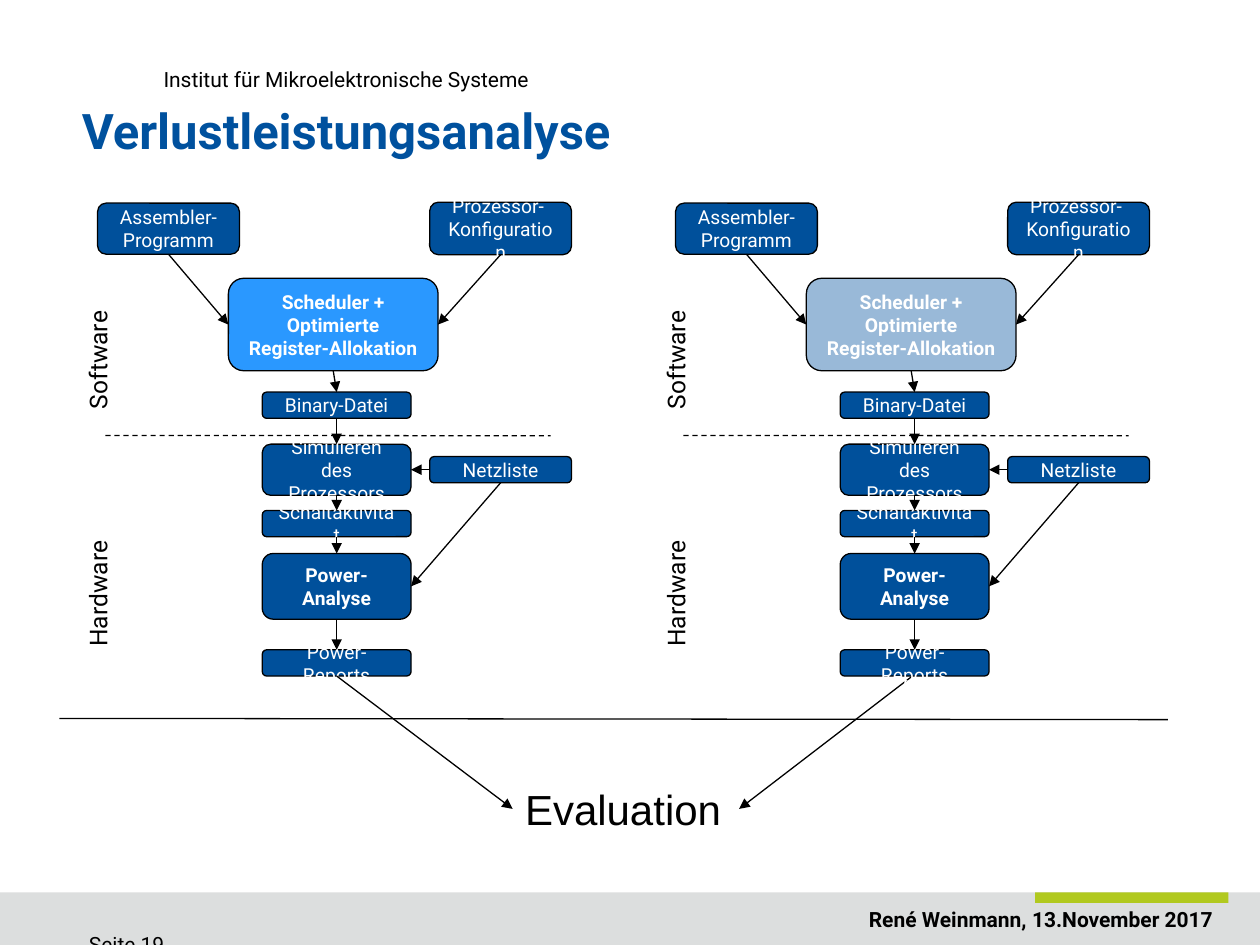
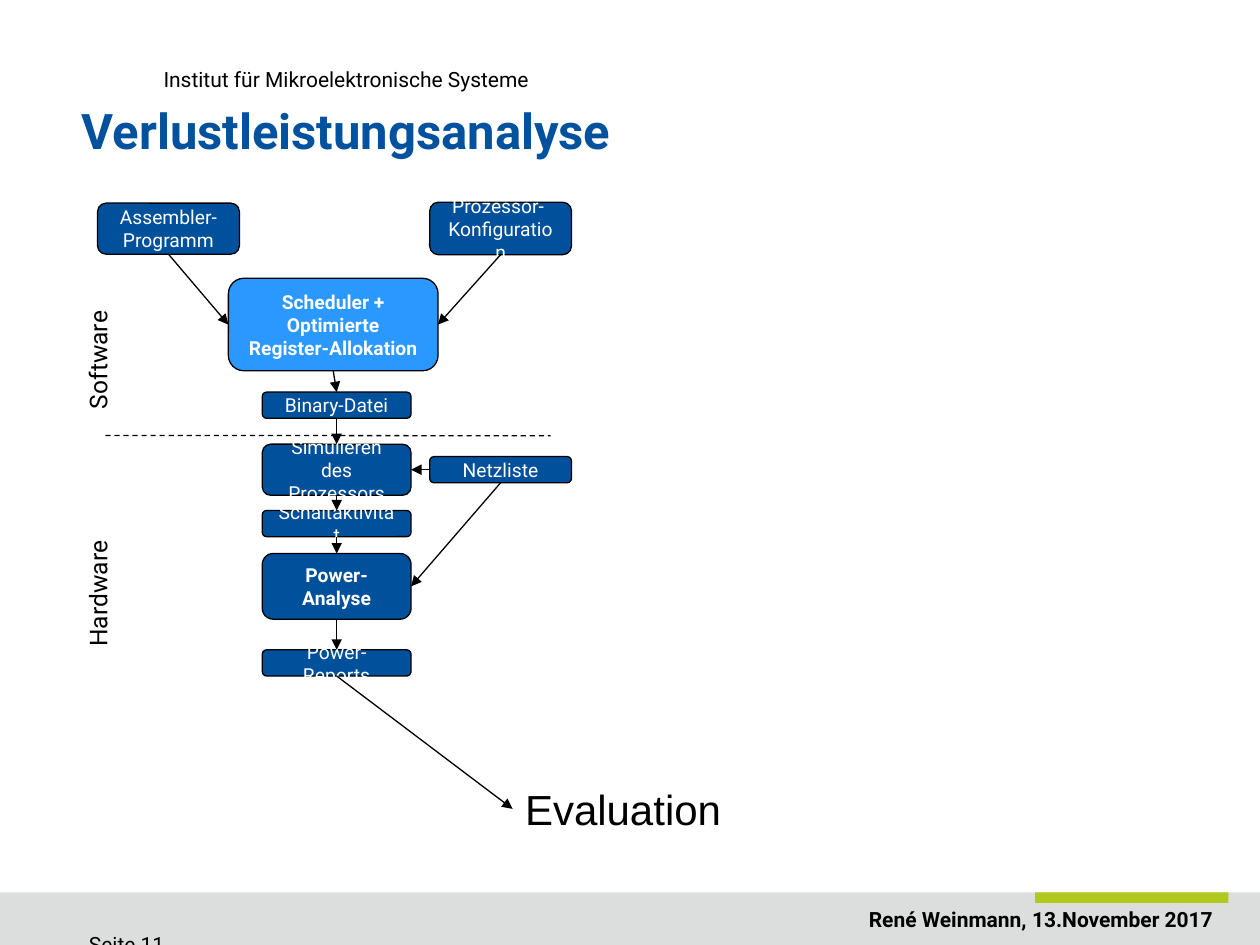
Before and after one commit to ReneWeinmann/Masterarbeit, a slide deck: slide 11 of Presentation_Rene_Weinmann.pptx (slide 19 before the commit). Drawn at 1260x945 pixels with LibreOffice and Linux fonts; fonts in the diff are those of the drawing; background and template pictures are left out. Boxes give left, top, right and bottom in pixels: in the first picture for what was removed or moved away, otherwise in the second. Text is boxed around its words. In the diff, an @@ line names an element or a change of style, - is before the commit and + after.

```diff
--- a/Presentation_Rene_Weinmann.pptx
+++ b/Presentation_Rene_Weinmann.pptx
@@ group removed at <box>660,202,1150,677</box>: 9 rounded rectangles, 9 arrows, 2 texts, 1 line @@
-Assembler-Programm
-Prozessor-
-Konfiguration
-Scheduler +
-Optimierte Register-Allokation
-Binary-Datei
-Schaltaktivität
-Netzliste
-Power-Analyse
-Power-Reports
-Hardware
-Software
-Simulieren des Prozessors
@@ arrow removed from (912, 677) to (740, 809) @@
@@ line removed from (59, 718) to (1168, 719) @@
```
Also in this commit, not shown: 22 other slides changed, 1 slide removed, 2 other files.
